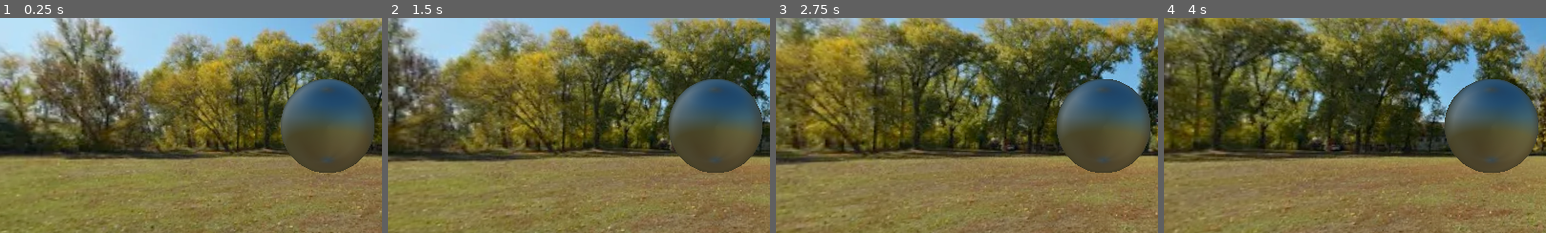
Above: before the commit, frames 1-4 (left to right).
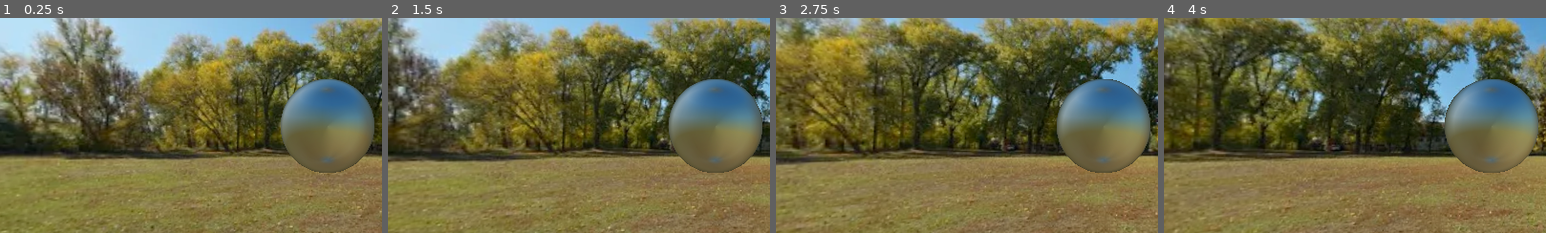
Above: after the commit, the same moments.

Repository: RichardMJaks/pbs-shading
Game: Godot game, scene res://main.tscn
Two runs of this game, one before a commit and one after it. Both use one fixed random seed, a clock stepped at 60 frames per second and the inputs below.
Inputs:
- Up to frame 1 (0.25 s): no input
- Up to frame 2 (1.5 s): no input
- Up to frame 3 (2.75 s): no input
- Up to frame 4 (4 s): no input
The pictures show only the part of the screen within x 7-57%, y 25-75%; the shares and areas given below are measured in that part.

The runs differ from the first frame. In frame 1, 7.8% of the frame differs, in the area x 73-98%, y 28-72%; in frame 2, 7.9%; in frame 3, 8.0%; in frame 4, 8.0%, in the area x 74-98%, y 28-72%.

Commit message:
switched to cook-torrance geometry term, formatting

Diff:
--- a/main.gdshader
+++ b/main.gdshader
@@ -12,35 +12,52 @@
 uniform float m: hint_range(0.0, 1.0, 0.01) = 0.5;
 uniform float sigma: hint_range(0.0, 1.5, 0.01) = 0.5;
 
-// ChatGPT generated code
-float G_SchlickGGX(float NdotX, float roughness) {
-    float k = (roughness * roughness) / 2.0;
-    return NdotX / (NdotX * (1.0 - k) + k);
+// Schlick's approximation for Fresnel Effect
+float fresnel(vec3 normal, vec3 v_x) {
+	float r0 = pow((1.0 - n1) / (1.0 + n1), 2.0);
+    float fresnel = r0 + (1.0 - r0) * pow(1.0 - max(dot(normal, v_x), 0), 5.0);
+
+	return fresnel;
 }
 
-// ChatGPT generated code
-float G_SmithGGX(vec3 n, vec3 v, vec3 l, float roughness) {
-    float NdotV = max(dot(n, v), 0.0);
-    float NdotL = max(dot(n, l), 0.0);
-    return G_SchlickGGX(NdotV, roughness) * G_SchlickGGX(NdotL, roughness);
-}
-
-
-vec3 oren_nayar(vec3 normal,vec3 view_dir, vec3 light, vec3 color ) {
+vec3 oren_nayar(vec3 normal,vec3 view_dir, vec3 light) {
+	// Variables
 	float L = max(0, dot(normal, light));
 	float V = max(0, dot(normal, view_dir));
 	float sigma_squared = pow(sigma, 2);
 	float A = 1.0 - 0.5 * (sigma_squared / (sigma_squared + 0.33));
 	float B = 0.45 * (sigma_squared / (sigma_squared + 0.09));
+
+	// Angles
+	float alpha = max(acos(dot(view_dir, normal)), acos(dot(light_dir, normal)));
+	float beta = min(acos(dot(view_dir, normal)), acos(dot(light_dir, normal)));
+
+	// Projections
 	vec3 v_proj = normalize(view_dir - normal * V);
 	vec3 l_proj = normalize(light_dir - normal * L);
-	vec3 l_brdf = color / PI;
-	float alpha = max(acos(dot(view_dir, normal)), acos(dot(light_dir, normal)));
-	float beta = min(acos(dot(view_dir, normal)), acos(dot(light_dir, normal)));
 	float proj_dot = max(0, dot(v_proj, l_proj));
+
+	// Calculations
 	float calc = sqrt((1.0 - pow(L, 2) * (1.0 - pow(V, 2)))) / max(L, V);
-	vec3 oren_nayar = l_brdf * (A + B * proj_dot * calc);
+	vec3 oren_nayar = vec3(A + B * proj_dot * calc);
+
 	return oren_nayar;
+}
+
+// Formula given by ChatGPT
+float geometry_cook_torrance(vec3 normal, vec3 h, vec3 light, vec3 view_dir) {
+	// Dot products
+	float ndh = max(dot(normal, h), 0.0);
+	float ndv = max(dot(normal, view_dir), 0.0);
+	float ndl = max(dot(normal, light), 0.0);
+	float vdh = max(dot(view_dir, h), 0.0);
+
+	// Calculations (split up for easier reading)
+	float G_1 = (2.0 * ndh * ndv) / (vdh);
+	float G_2 = (2.0 * ndh * ndl) / vdh;
+	float G = min(1, min(G_1, G_2));
+
+	return G;
 }
 
 float cook_torrance(vec3 light, vec3 view_dir, vec3 normal, vec3 color) {
@@ -51,12 +68,11 @@
 	float D_2 = -pow(sqrt(1.0 - pow(ndh, 2)) / (ndh * m), 2);
 	float D = pow(D_1 * E, D_2);
 
-	// Fresnel
-	float r0 = pow((1.0 - n1) / (1.0 + n1), 2.0);
-    float fresnel = r0 + (1.0 - r0) * pow(1.0 - ndh, 5.0);
+	// Other terms
+    float fresnel = fresnel(normal, h);
+	float G = geometry_cook_torrance(normal, h, light, view_dir);
 
-	float G = G_SmithGGX(normal, view_dir, h, roughness_factor);
-
+	// Cook-Torrance calculation
 	float ct = (fresnel * D * G) / 4.0 * dot(normal, view_dir) * dot(normal, light);
 
 	return ct;
@@ -98,19 +114,18 @@
     float specular = pow(max(dot(reflect_light, view_dir), 0.0), mix(32.0, 2.0, roughness));  // Specular highlight
 
     // **Fresnel-Schlick model**
-    float NdotV = max(dot(normal, view_dir), 0.0);
-	float r0 = pow((1.0 - n1) / (1.0 + n1), 2.0);
-    float fresnel = r0 + (1.0 - r0) * pow(1.0 - NdotV, 5.0); // Using metallic instead of R0
+	float fresnel = fresnel(normal, view_dir);
 
 	// Oren-Nayar diffuse
-	vec3 oren_nayar = oren_nayar(normal, view_dir, light, COLOR.rgb);
+	vec3 oren_nayar = oren_nayar(normal, view_dir, light);
 
+	// Cook-Torrance microfacets
 	float ct = cook_torrance(light, view_dir, normal, COLOR.rgb);
 
     // **Final color calculation**
     vec3 ambient_light = blurred_color * ambient_intensity;  // Ambient lighting
-    vec3 specular_light = vec3(ct);         // Specular reflection
-    vec3 diffuse_light = (1.0 - fresnel) * (1.0 - metallic) * oren_nayar * blurred_color;  // Diffuse reflection
+    vec3 specular_light = vec3(ct); // Specular reflection
+    vec3 diffuse_light = (1.0 - fresnel) * (1.0 - metallic) * oren_nayar * blurred_color; // Diffuse reflection
 
     vec3 final_color = ambient_light + specular_light + diffuse_light;
 
